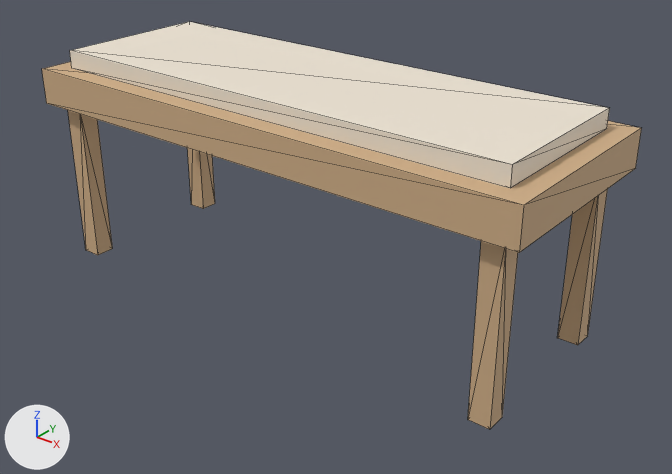
One commit to the glTF model storage/picture/mocan-54.glb: the scene before it, then after it.
Both versions are drawn from a 50 mm camera at (1.181, -1.403, 1.018) aimed at (0.07, -0.014, 0.157). The lights are fixed; the arrows at lower left show +X, +Y and +Z. The first picture is the older version. Mesh edges are drawn as thin lines. Vertices at exactly the same position are counted once.

In view in the first picture: 'furniture'.
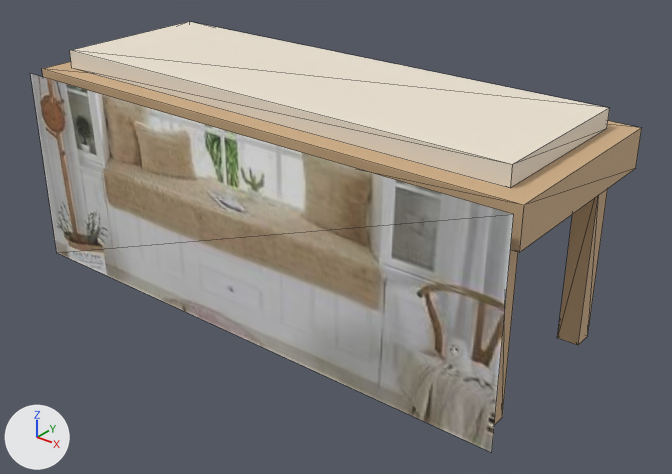
Changed parts and their boxes (x1, y1, x2, y2) in the pictures (672 x 474 px):
'furniture', reshaped
    before: (42, 22, 642, 429)
    after: (31, 22, 642, 452)
part 1 of me_mesh_0, added
    after: (31, 74, 514, 452)

The change, as a diff of the scene's bpy script:
```diff
--- a/storage/picture/mocan-54.glb.py
+++ b/storage/picture/mocan-54.glb.py
@@ img_image_0 @@
+img_image_0 = load_image('Image_0', '_unpacked/Image_0', 331, 220, 'sRGB')
@@ mat_photo @@
+mat_photo = principled_material('photo')
+mat_photo.texture = img_image_0
+mat_photo.roughness = 0.85
@@ me_mesh_0 @@
 # used by ob_furniture; location = (0.0, 0.0, 0.0)
 # verts and faces of me_mesh_0; kept vertices keep their numbers, new ones are numbered from 48
-me_mesh_0.from_pydata(...)  # 48 vertices, 72 faces; spans x -0.6..0.6, y -0.225..0.225, z 0.0..0.49
+me_mesh_0.from_pydata(...)  # 52 vertices, 74 faces; spans x -0.6..0.6, y -0.255..0.225, z 0.0..0.49
+# me_mesh_0 part 1
+verts[48] = (-0.6, -0.255, 0.004)  # pixel (56, 252)
+verts[49] = (0.6, -0.255, 0.004)  # pixel (491, 452)
+verts[50] = (0.6, -0.255, 0.446)  # pixel (513, 214)
+verts[51] = (-0.6, -0.255, 0.446)  # pixel (30, 73)
+faces += [(48, 49, 50), (48, 50, 51)]  # mat_photo (picture img_image_0)
 me_mesh_0.materials.append(mat_wood)
 me_mesh_0.materials.append(mat_cushion)
+me_mesh_0.materials.append(mat_photo)  # picture img_image_0
```
